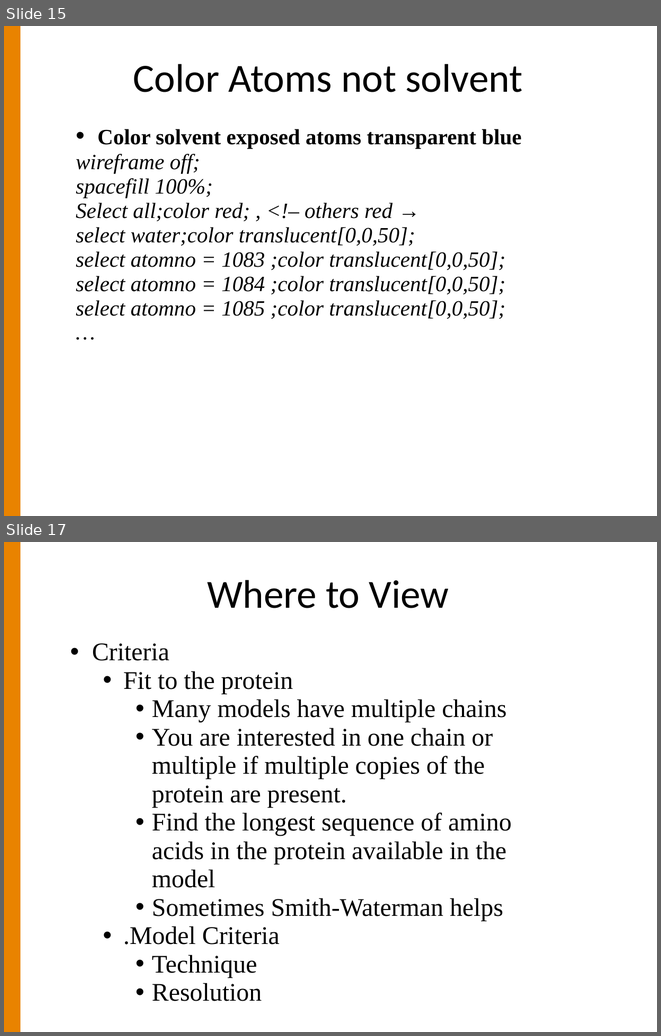
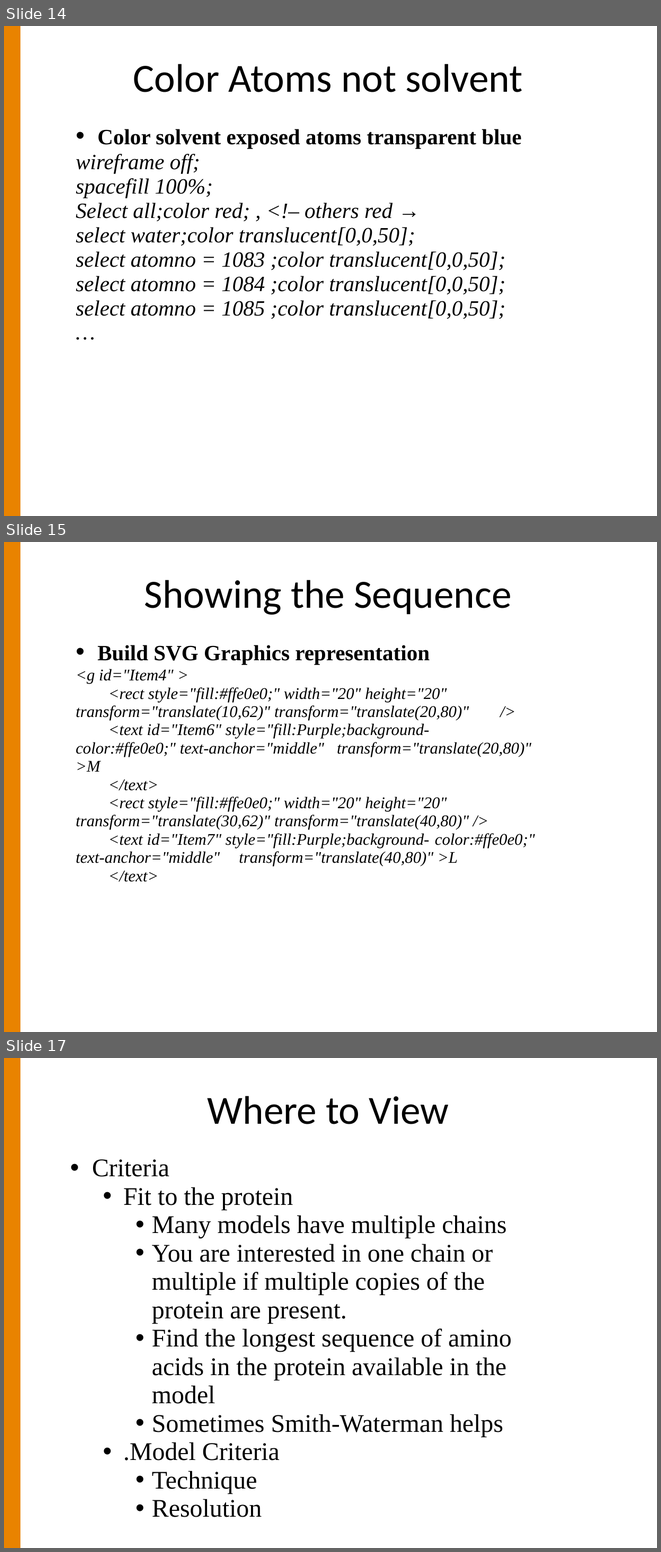
Before and after one commit to lordjoe/hydra-proteomics, a slide deck: jxtandem/Cascadia/2012/IlyaLabTalk.ppt. Shown one above the other, each under a label of ours: slides 15 and 17 before the commit, slides 14, 15 and 17 after it; the slides between them are not shown. The pictures are 661x1036 and 661x1552 pixels, drawn with LibreOffice and Linux fonts; fonts in the diff are those of the drawing; background and template pictures are left out. Boxes give left, top, right and bottom in pixels: in the first picture for what was removed or moved away, otherwise in the second. Text is boxed around its words. In the diff, an @@ line names an element or a change of style, - is before the commit and + after.

```diff
--- a/jxtandem/Cascadia/2012/IlyaLabTalk.ppt
+++ b/jxtandem/Cascadia/2012/IlyaLabTalk.ppt
@@ slide 15 added at bbox=[4, 542, 657, 1032], background #FFFFFF; not listed: 1 template element that a slide beside it also shows @@
@@ title added at bbox=[144, 580, 511, 615], 44 pt, text #000000 @@
+Showing the Sequence
@@ text added at bbox=[76, 645, 535, 882], 18 pt, text #000000, italic @@
+• Build SVG Graphics representation
+<g id="Item4" >
+<rect style="fill:#ffe0e0;" width="20" height="20" transform="translate(10,62)" transform="translate(20,80)" />
+<text id="Item6" style="fill:Purple;background- color:#ffe0e0;" text-anchor="middle" transform="translate(20,80)" >M
+</text>
+<rect style="fill:#ffe0e0;" width="20" height="20" transform="translate(30,62)" transform="translate(40,80)" />
+<text id="Item7" style="fill:Purple;background- color:#ffe0e0;" text-anchor="middle" transform="translate(40,80)" >L
+</text>
@@ what was slide 15 is now slide 14 @@
```
Also in this commit, not shown: 2 slides changed, 1 slide removed, 2 other files.
